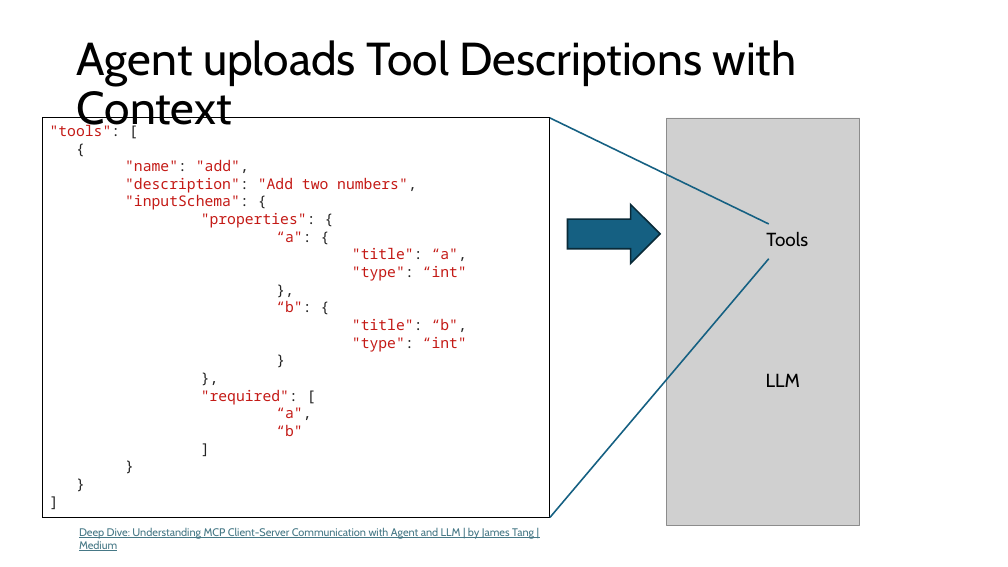
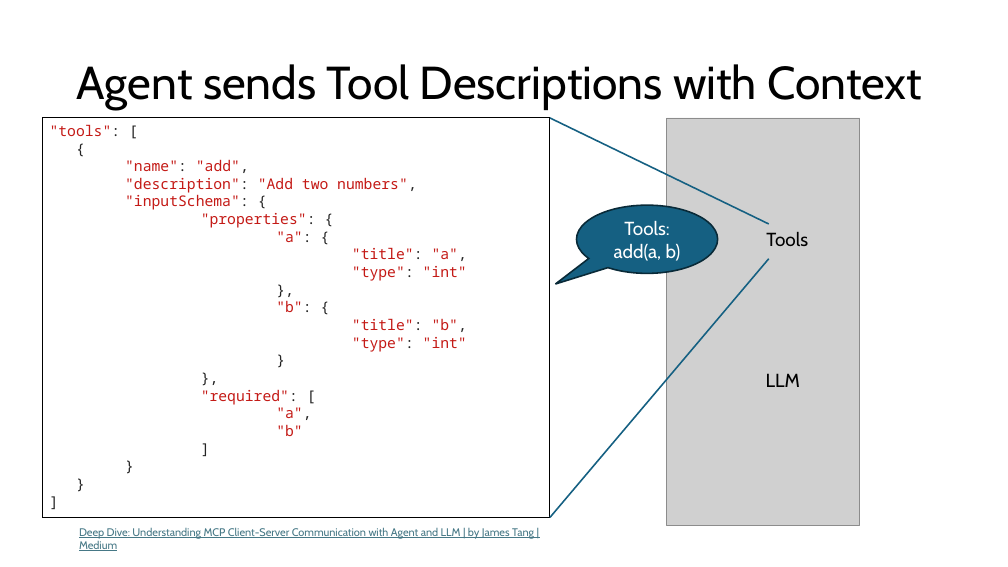
Before and after one commit to RHIT-CSSE/csse290-ai, a slide deck: slide 8 of ClassMaterials/Week9/MCP Servers.pptx (slide 7 before the commit). Drawn at 1008x567 pixels with LibreOffice and Linux fonts; fonts in the diff are those of the drawing; grey boxes stand for pictures. Boxes give left, top, right and bottom in pixels: in the first picture for what was removed or moved away, otherwise in the second. Text is boxed around its words. In the diff, an @@ line names an element or a change of style, - is before the commit and + after.

```diff
--- a/ClassMaterials/Week9/MCP Servers.pptx
+++ b/ClassMaterials/Week9/MCP Servers.pptx
@@ title at box(77, 64, 922, 110): text changed @@
-Agent uploads Tool Descriptions with Context
+Agent sends Tool Descriptions with Context
@@ text in rectangle at box(50, 124, 467, 436): text changed @@
-"tools": [
-{
-"name": "add",
-"description": "Add two numbers",
-"inputSchema": {
-"properties": {
-“a": {
-"title": “a",
-"type": “int"
-},
-“b": {
-"title": “b",
-"type": “int"
-}
-},
-"required": [
-“a",
-“b"
-]
-}
-}
-]
+"tools": [
+{
+"name": "add",
+"description": "Add two numbers",
+"inputSchema": {
+"properties": {
+"a": {
+"title": "a",
+"type": "int"
+},
+"b": {
+"title": "b",
+"type": "int"
+}
+},
+"required": [
+"a",
+"b"
+]
+}
+}
+]
@@ right arrow removed at box(568, 204, 661, 263) @@
@@ speech bubble added at box(577, 205, 718, 273), fill #156082, outline #092A39 1.5 pt, 18 pt, text #FFFFFF @@
+Tools:
+add(a, b)
```
Also in this commit, not shown: 7 other slides changed, 1 slide added.
